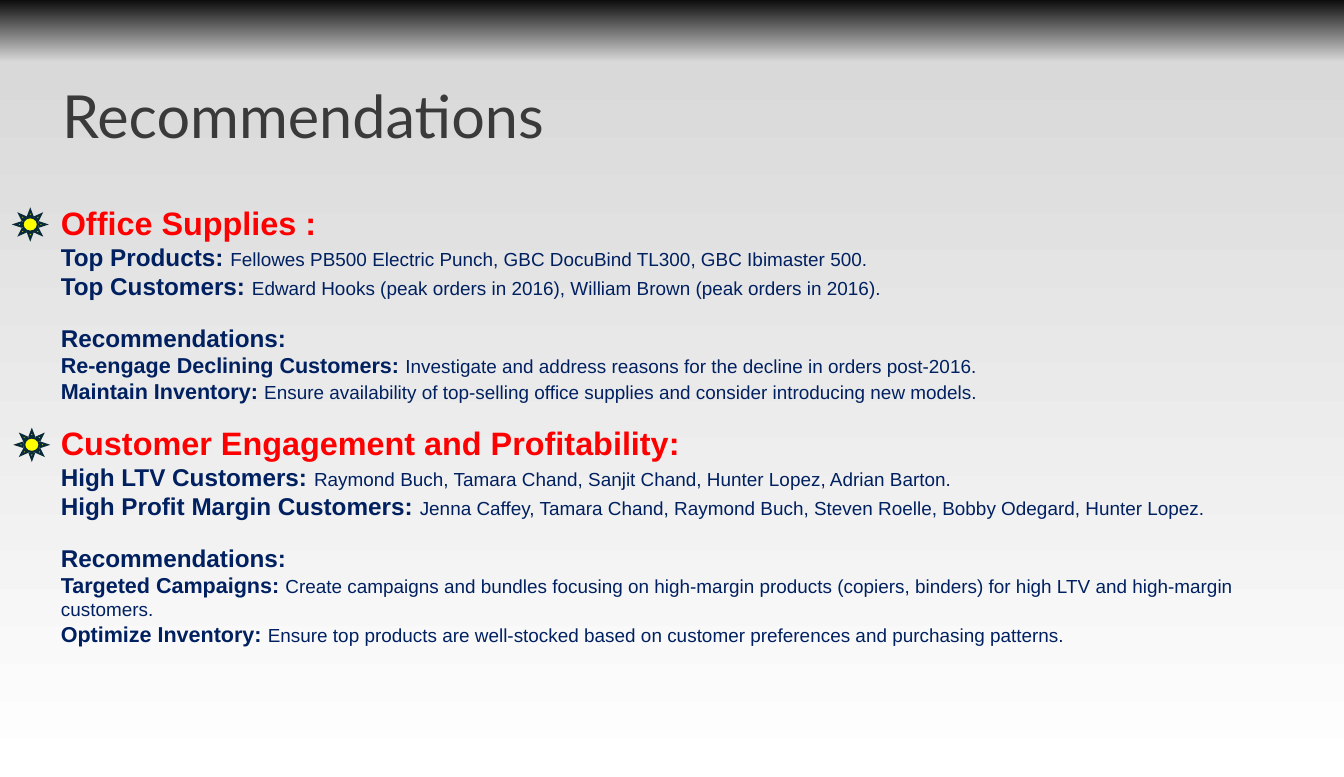
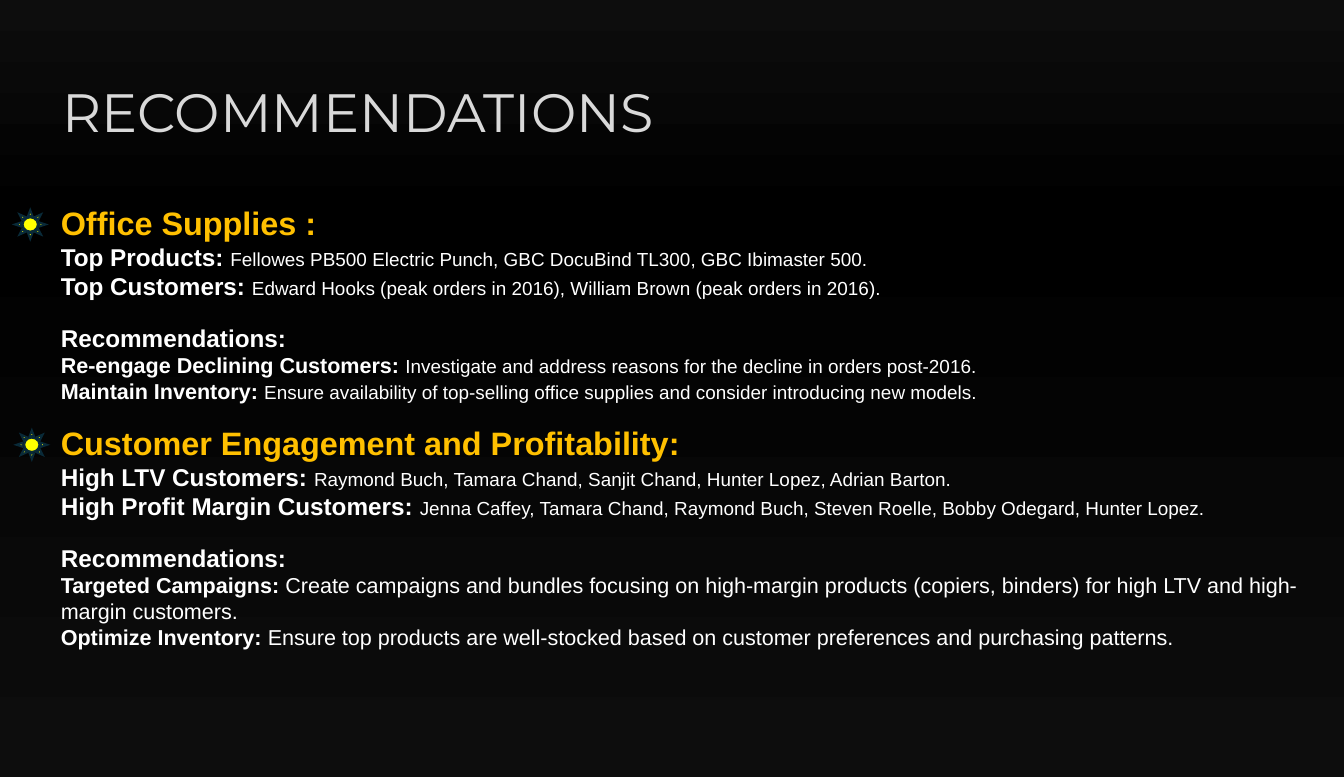
Before and after one commit to jasnoorvirk26/SuperstoreSalesAnalysis, a slide deck: slide 14 of Superstore-Analysis-Presentation.pptx. Drawn at 1344x777 pixels with LibreOffice and Linux fonts; fonts in the diff are those of the drawing. Boxes give left, top, right and bottom in pixels: in the first picture for what was removed or moved away, otherwise in the second. Text is boxed around its words. In the diff, an @@ line names an element or a change of style, - is before the commit and + after.

```diff
--- a/Superstore-Analysis-Presentation.pptx
+++ b/Superstore-Analysis-Presentation.pptx
@@ background gradient #0D0D0D to #D9D9D9 to #FFFFFF to gradient #0D0D0D to #000000 @@
@@ text at box(62, 94, 653, 133): text changed; size 44 to 40 pt; font Lato to Montserrat; text colour #3A3A3A to #D9D9D9 @@
-Recommendations
+RECOMMENDATIONS
@@ title "Office Supplies : Top Products: ..." at box(61, 211, 1297, 650): size 14 to 16 pt in "Create campaigns and bundles focusing on high-margin ..."; text colour #FF0000 to #FFC000 in "Office Supplies : Customer Engagement and Profitability:"; text colour #002060 to #FFFFFF @@
```
Also in this commit, not shown: 14 other slides changed.
